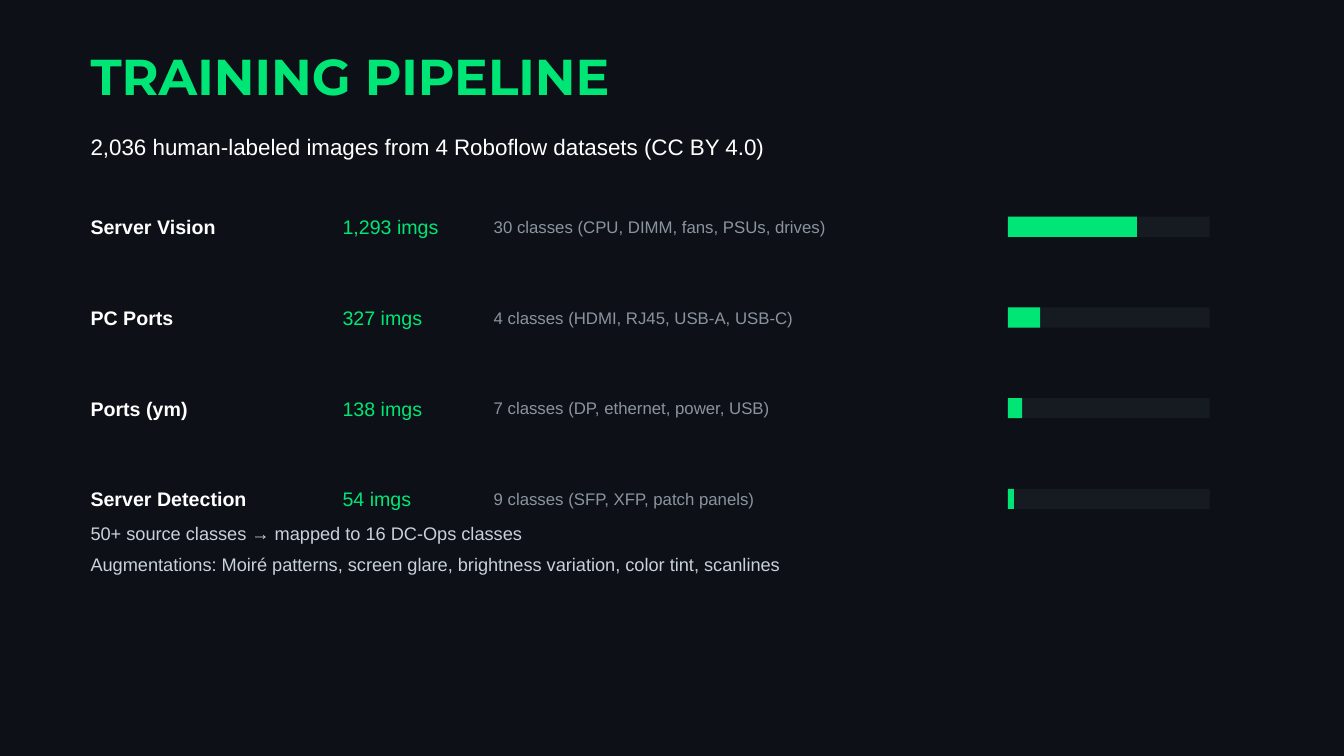
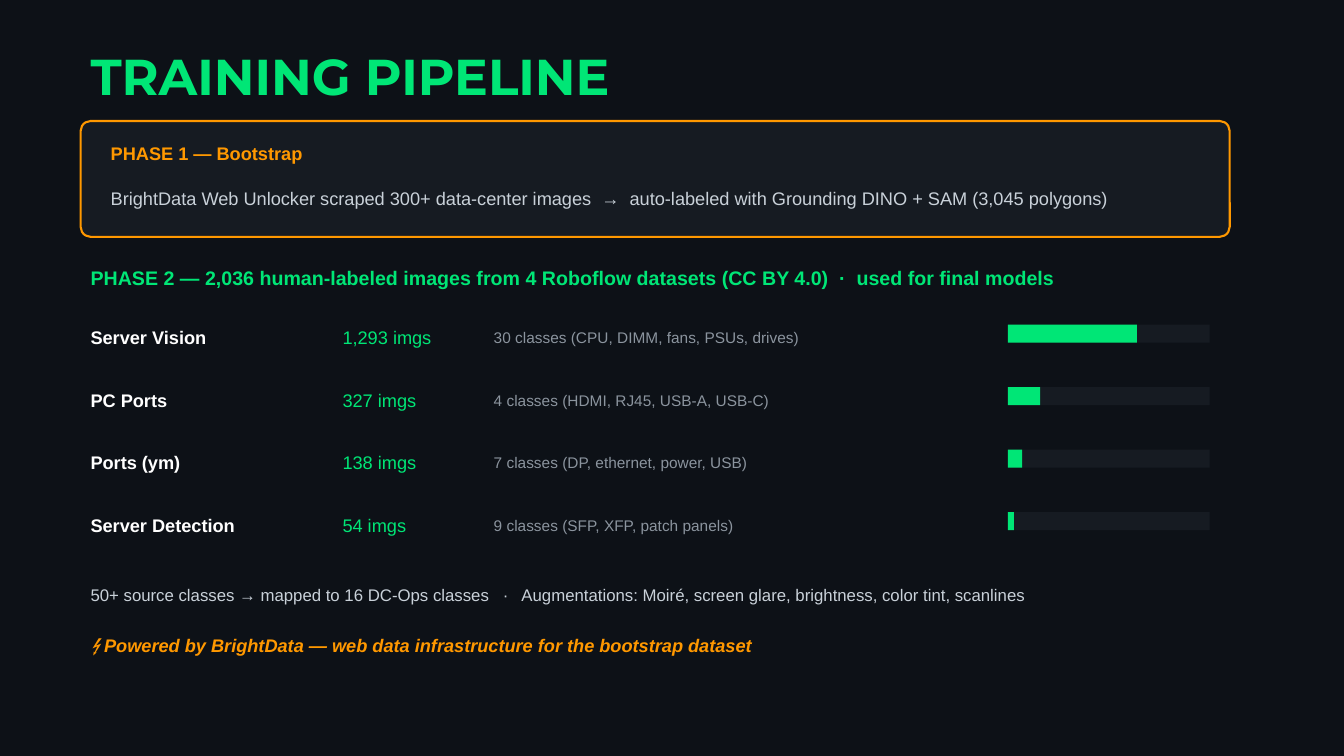
Before and after one commit to abhijitbetigeri/DC-Ops, a slide deck: slide 7 of presentation/dc_ops_pitch.pptx. Drawn at 1344x756 pixels with LibreOffice and Linux fonts; fonts in the diff are those of the drawing. Boxes give left, top, right and bottom in pixels: in the first picture for what was removed or moved away, otherwise in the second. Text is boxed around its words. In the diff, an @@ line names an element or a change of style, - is before the commit and + after.

```diff
--- a/presentation/dc_ops_pitch.pptx
+++ b/presentation/dc_ops_pitch.pptx
@@ rounded rectangle added at [81,121,1230,237], fill #161B22, outline #FF9800 1.5 pt @@
@@ text added at [111,147,303,164], 13 pt, text #FF9800, bold @@
+PHASE 1 — Bootstrap
@@ text added at [111,192,1108,209], 13 pt, text #C9D1D9 @@
+BrightData Web Unlocker scraped 300+ data-center images → auto-labeled with Grounding DINO + SAM (3,045 polygons)
@@ text at [91,270,1054,289]: text changed; size 16 to 14 pt; text colour #FFFFFF to #00E676; bold on @@
-2,036 human-labeled images from 4 Roboflow datasets (CC BY 4.0)
+PHASE 2 — 2,036 human-labeled images from 4 Roboflow datasets (CC BY 4.0) · used for final models
@@ size 14 to 13 pt in 8 elements at [91,518,235,532], [343,518,406,536], [343,455,416,473], [91,455,180,473], [91,394,167,407], [343,393,416,411], [343,331,431,348], [91,330,206,344] @@
@@ size 12 to 11 pt in 4 elements at [494,520,734,534], [494,457,747,471], [494,395,769,409], [494,332,799,346] @@
@@ 3 texts, 1 rectangle: place and size @@
-3 texts, 1 rectangle at [91,217,1137,238]
+3 texts, 1 rectangle at [91,325,1137,348]
@@ rectangle: place and size @@
-rectangle at [1008,308,1210,328]
+rectangle at [1008,325,1210,343]
@@ 3 texts: place and size @@
-3 texts at [91,310,793,329]
+3 texts at [91,393,769,411]
@@ rectangle: place and size @@
-rectangle at [1008,398,1210,418]
+rectangle at [1008,387,1210,405]
@@ rectangle: place and size @@
-rectangle at [1008,308,1041,328]
+rectangle at [1008,387,1041,405]
@@ 3 texts: place and size @@
-3 texts at [91,401,769,420]
+3 texts at [91,455,747,473]
@@ rectangle: place and size @@
-rectangle at [1008,398,1022,418]
+rectangle at [1008,450,1022,468]
@@ rectangle: place and size @@
-rectangle at [1008,217,1210,237]
+rectangle at [1008,450,1210,468]
@@ 3 texts, 2 rectangles: place and size @@
-3 texts, 2 rectangles at [91,489,1210,510]
+3 texts, 2 rectangles at [91,512,1210,536]
@@ text at [91,588,1025,605]: text changed; size 13 to 12 pt @@
-50+ source classes → mapped to 16 DC-Ops classes
-Augmentations: Moiré patterns, screen glare, brightness variation, color tint, scanlines
+50+ source classes → mapped to 16 DC-Ops classes · Augmentations: Moiré, screen glare, brightness, color tint, scanlines
@@ text added at [104,638,752,656], 13 pt, text #FF9800, bold, italic @@
+⚡ Powered by BrightData — web data infrastructure for the bootstrap dataset
```
Also in this commit, not shown: 1 other slide changed, 2 other files.
